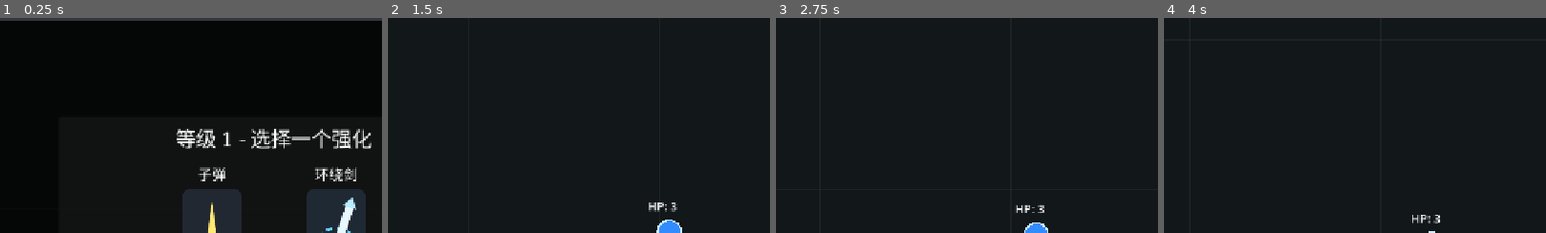
Above: before the commit, frames 1-4 (left to right).
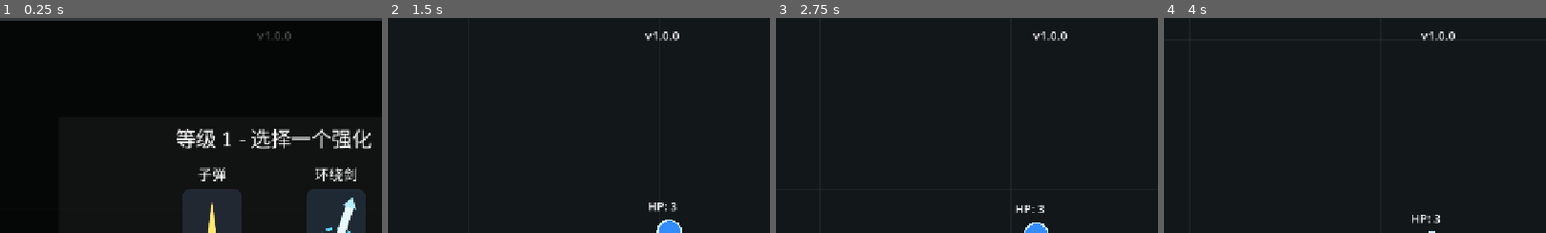
Above: after the commit, the same moments.

Repository: Tangoyzx/TraeRemoteGame
Game: Godot game, scene res://scenes/main.tscn
Two runs of this game, one before a commit and one after it. Both use one fixed random seed, a clock stepped at 60 frames per second and the inputs below.
Inputs (mouse positions are % of the whole screen's width and height, from its top left):
- Up to frame 1 (0.25 s): no input
- Up to frame 2 (1.5 s): click (42, 54) at 0.52 s; move the mouse to (72, 45) at 1.27 s; click (72, 45) at 1.42 s
- Up to frame 3 (2.75 s): tap Enter at 2 s; move the mouse to (30, 55) at 2.02 s; click (30, 55) at 2.17 s
- Up to frame 4 (4 s): tap Space at 2.75 s; move the mouse to (60, 28) at 2.77 s; click (60, 28) at 2.92 s; tap Enter at 3.5 s; move the mouse to (45, 70) at 3.52 s; click (45, 70) at 3.67 s
The pictures show only the part of the screen within x 14-64%, y 0-50%; the shares and areas given below are measured in that part.

The runs differ from the first frame. In frame 1, 0.1% of the frame differs, in the area x 67-77%, y 6-11%; in frame 2, 0.2%; in frame 3, 0.2%; in frame 4, 0.2%.

Commit message:
feat: 设计吸血鬼生存者技能系统
Co-authored-by: traeagent <traeagent@users.noreply.github.com>

Diff:
--- a/scripts/main.gd
+++ b/scripts/main.gd
@@ -10,7 +10,11 @@
 const VIEWPORT_SIZE := Vector2(1280.0, 720.0)
 const MAP_SIZE := Vector2(12800.0, 7200.0)
 const MAP_RECT := Rect2(Vector2.ZERO, MAP_SIZE)
-const SCORE_PER_LEVEL := 200
+# 各等级升级所需累计积分(下标 = 等级 - 1)。超出此列表的等级不再触发升级。
+const LEVEL_REQUIRED_SCORES := [0, 50, 200, 99999]
+# 游戏版本号,显示在屏幕顶部居中。
+# 规则:合并到远端 main 前,若无特殊说明则末位自动 +1(如 1.0.0 → 1.0.1)。
+const GAME_VERSION := "v1.0.0"
 const UPGRADE_IMAGE_SIZE := Vector2(100.0, 200.0)
 const BASIC_ENEMY_RADIUS := 18.0
 const BASIC_ENEMY_SPEED := 115.0
@@ -102,6 +106,7 @@
 var ui_layer: CanvasLayer
 var score_label: Label
 var level_label: Label
+var version_label: Label
 var game_over_label: Label
 var level_up_overlay: ColorRect
 var level_up_title: Label
@@ -229,6 +234,17 @@
 	level_label.position = Vector2(24, 60)
 	level_label.add_theme_font_size_override("font_size", 28)
 	ui_layer.add_child(level_label)
+
+	version_label = Label.new()
+	version_label.name = "VersionLabel"
+	version_label.text = GAME_VERSION
+	version_label.set_anchors_preset(Control.PRESET_TOP_WIDE)
+	version_label.offset_top = 14.0
+	version_label.offset_bottom = 44.0
+	version_label.horizontal_alignment = HORIZONTAL_ALIGNMENT_CENTER
+	version_label.vertical_alignment = VERTICAL_ALIGNMENT_CENTER
+	version_label.add_theme_font_size_override("font_size", 20)
+	ui_layer.add_child(version_label)
 
 	game_over_label = Label.new()
 	game_over_label.name = "GameOverLabel"
@@ -380,7 +396,9 @@
 	if is_game_over or is_level_up_open:
 		return
 	var next_level := current_level + 1
-	var required_score := (next_level - 1) * SCORE_PER_LEVEL
+	if next_level > LEVEL_REQUIRED_SCORES.size():
+		return  # 超出已配置的等级数,不再触发升级
+	var required_score: int = int(LEVEL_REQUIRED_SCORES[next_level - 1])
 	if score >= required_score:
 		_show_level_up_options(next_level)
 
Not shown, changed: docs/skill-calibration.md
